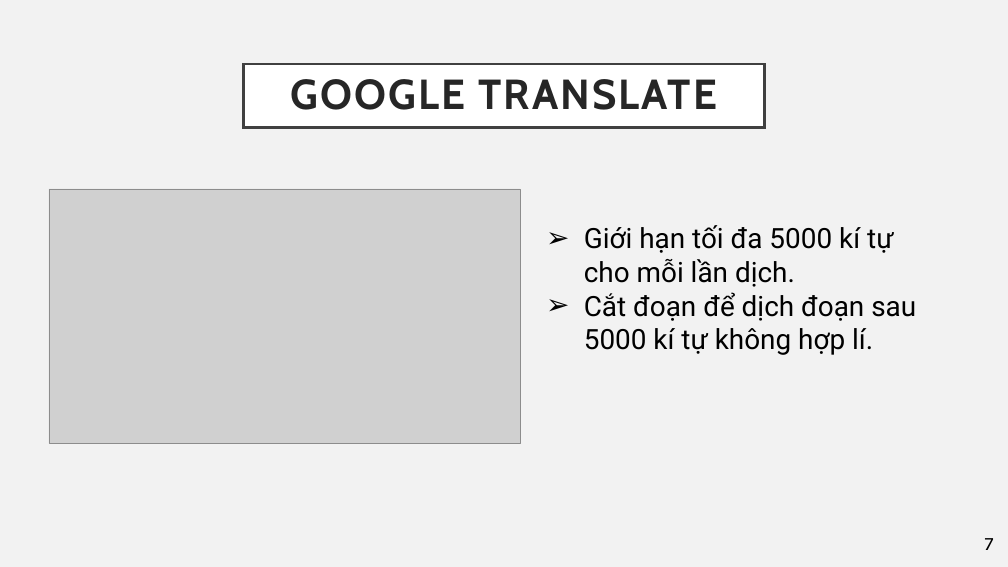
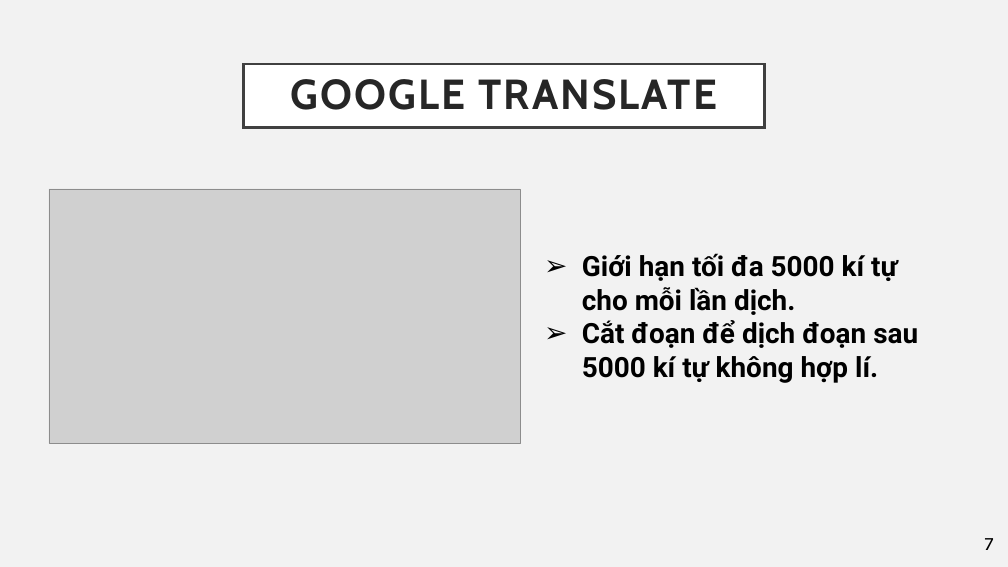
Before and after one commit to nmtri1912/kltn, a slide deck: slide 7 of Tài liệu/Presentation.pptx. Drawn at 1008x567 pixels with LibreOffice and Linux fonts; fonts in the diff are those of the drawing; grey boxes stand for pictures. Boxes give left, top, right and bottom in pixels: in the first picture for what was removed or moved away, otherwise in the second. Text is boxed around its words. In the diff, an @@ line names an element or a change of style, - is before the commit and + after.

```diff
--- a/Tài liệu/Presentation.pptx
+++ b/Tài liệu/Presentation.pptx
@@ text "Giới hạn tối đa 5000 ...": place and size @@
-text "Giới hạn tối đa 5000 ..." at <box>584,225,916,355</box>
+text "Giới hạn tối đa 5000 ..." at <box>582,253,918,383</box>
@@ text "Giới hạn tối đa 5000 ..." at <box>582,253,918,383</box>: bold on @@
```
Also in this commit, not shown: 8 other slides changed, 4 slides added, 2 slides removed.
